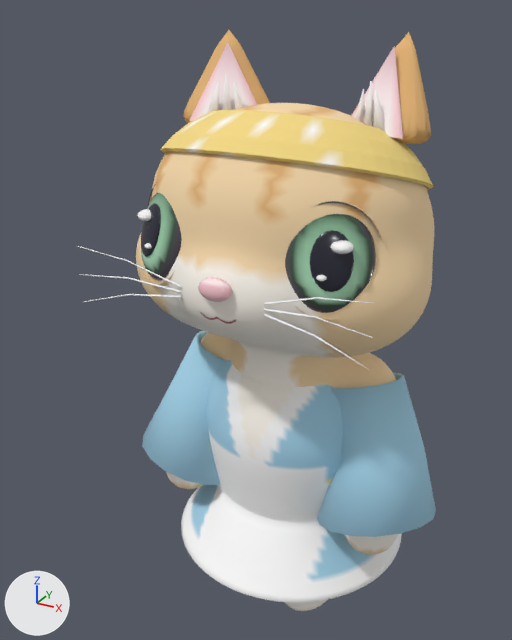
Renders of the glTF model public/assets/models/characters/mimi.glb from each side of a commit.
The view is the same before and after, from a camera (50 mm lens) standing at (0.503, -1.058, 1.081) and looking at (-0.081, 0.005, 0.549). Arrows for +X, +Y and +Z are at lower left; the lights stay in place. The older version comes first. Where no turn or scale is listed for an object, it has been applied to the vertices. Vertices at exactly the same position are counted once.

Names of what the first picture shows: 'body', 'ear.L', 'ear.R', 'headparts', 'pupil.L', 'pupil.R', 'robe', 'sleeve.L', 'sleeve.R' and 3 more.
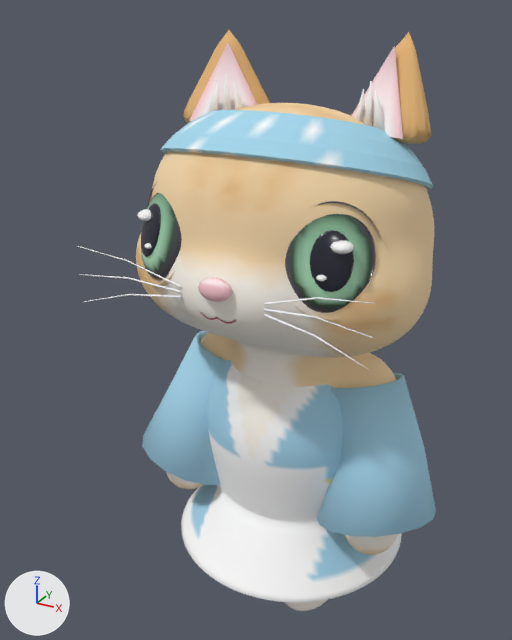
Pixel boxes (x1, y1, x2, y2) of what changed, in the pictures (512 x 640 px):
```json
{"part": 1, "of": "me_body", "change": "recoloured", "before": [136, 103, 411, 372], "after": [136, 103, 411, 372]}
{"part": 2, "of": "me_body", "change": "edited", "before": [156, 253, 394, 553], "after": [156, 253, 394, 553], "on screen": "looks the same"}
{"part": 3, "of": "me_headparts", "change": "recoloured", "before": [160, 110, 433, 190], "after": [160, 110, 433, 190], "on screen": "yellow to cyan"}
```

The change, as JSON lines over the scene's bpy script:
```json
{"block": "me_body", "where": "me_body.from_pydata(...)  # 6857 vertices, 13710 faces; spans x -0.253..0.253, y -0.261..0.347, z -0.01..0.947"}
{"block": "me_body", "where": "# used by ob_body; location = (0.0, 0.0, 0.0)"}
{"block": "me_body", "change": "me_body part 1: 1985 faces centred in x -0.241..0.241, y -0.236..0.144, z 0.062..0.946 are repainted in the vertex colours; the middle colour goes from beige #f9dbad to beige #f7d6a7"}
{"block": "me_body", "change": "me_body part 2: 683 faces centred in x -0.243..0.243, y -0.246..0.061, z 0.046..0.752 are repainted in the vertex colours; the middle colour goes from white #fff9ef to beige #fcebd2"}
{"block": "me_headparts", "where": "me_headparts.from_pydata(...)  # 2658 vertices, 5256 faces; spans x -0.214..0.268, y -0.192..0.322, z -0.109..0.181"}
{"block": "me_headparts", "where": "# used by ob_headparts; location = (-0.027, -0.085, 0.763)"}
{"block": "me_headparts", "change": "me_headparts part 3: 1208 kept faces spanning x -0.197..0.251, y -0.111..0.322, z -0.029..0.181 get new vertex colours; the middle colour goes from yellow #f5da83 to cyan #a4d8ed"}
```
